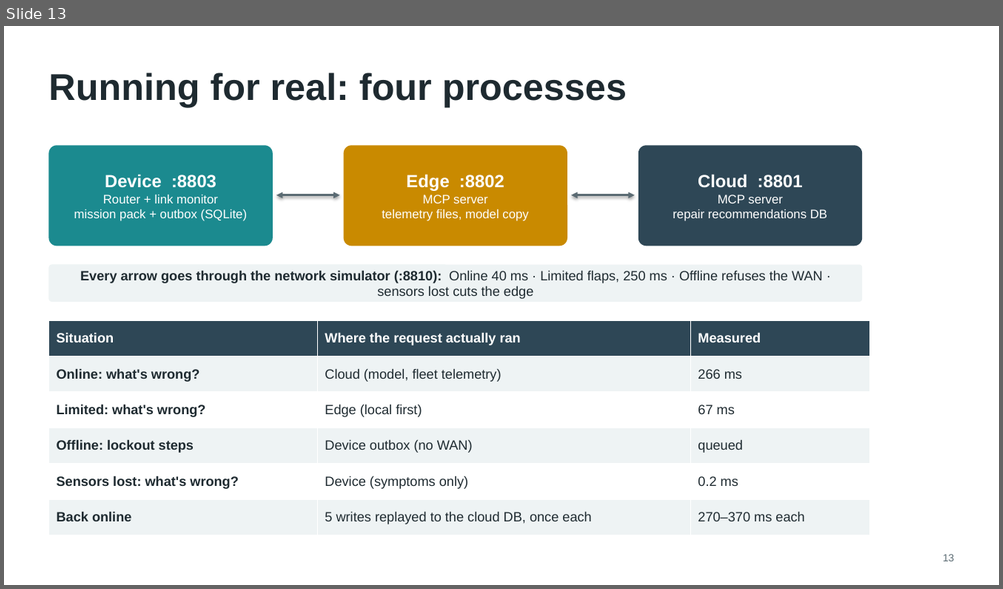
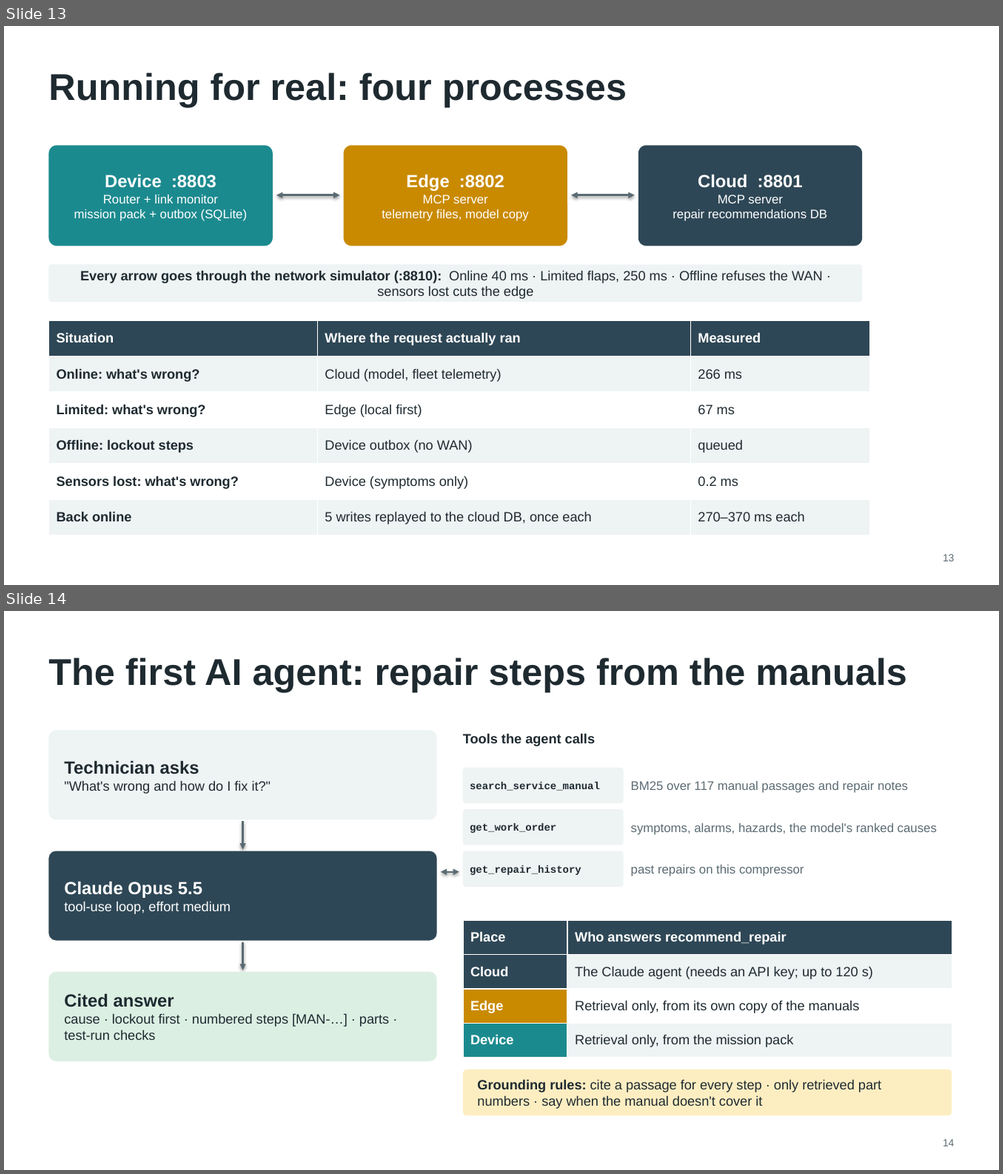
Before and after one commit to chandra50/hybrid-ai-service, a slide deck: docs/hybrid-ai-design.pptx. Shown one above the other, each under a label of ours: slide 13 before the commit, slides 13 and 14 after it. The pictures are 1003x589 and 1003x1174 pixels, drawn with LibreOffice and Linux fonts; fonts in the diff are those of the drawing. Boxes give left, top, right and bottom in pixels: in the first picture for what was removed or moved away, otherwise in the second. Text is boxed around its words. In the diff, an @@ line names an element or a change of style, - is before the commit and + after.

```diff
--- a/docs/hybrid-ai-design.pptx
+++ b/docs/hybrid-ai-design.pptx
@@ slide 14 added at (4,611,999,1170), background #FFFFFF @@
@@ title added at (48,658,906,692), 36 pt, text #1E2A30, bold @@
+The first AI agent: repair steps from the manuals
@@ rounded rectangle added at (48,730,437,820), fill #EEF3F4, 13 pt, text #1E2A30 @@
+Technician asks
+"What's wrong and how do I fix it?"
@@ text added at (463,733,595,746), 13 pt, text #1E2A30, bold @@
+Tools the agent calls
@@ rounded rectangle added at (463,768,623,803), fill #EEF3F4, 10 pt, text #1E2A30, bold @@
+search_service_manual
@@ text added at (631,781,908,793), 12 pt, text #5B6B73 @@
+BM25 over 117 manual passages and repair notes
@@ rounded rectangle added at (463,809,623,846), fill #EEF3F4, 10 pt, text #1E2A30, bold @@
+get_work_order
@@ arrow added from (243, 821) to (243, 850), #5B6B73 2 pt @@
@@ text added at (631,823,936,835), 12 pt, text #5B6B73 @@
+symptoms, alarms, hazards, the model's ranked causes
@@ rounded rectangle added at (48,851,437,941), fill #2E4756, 13 pt, text #FFFFFF @@
+Claude Opus 5.5
+tool-use loop, effort medium
@@ rounded rectangle added at (463,851,623,887), fill #EEF3F4, 10 pt, text #1E2A30, bold @@
+get_repair_history
@@ double arrow added from (441, 872) to (459, 872), #5B6B73 1.5 pt @@
@@ text added at (631,865,804,877), 12 pt, text #5B6B73 @@
+past repairs on this compressor
@@ table added at (463,920,951,1058), 4 rows, 2 columns @@
+Place | Who answers recommend_repair
+Cloud | The Claude agent (needs an API key; up to 120 s)
+Edge | Retrieval only, from its own copy of the manuals
+Device | Retrieval only, from the mission pack
@@ arrow added from (243, 943) to (243, 971), #5B6B73 2 pt @@
@@ rounded rectangle added at (48,972,437,1062), fill #DCEFE3, 13 pt, text #1E2A30 @@
+Cited answer
+cause · lockout first · numbered steps [MAN-…] · parts · test-run checks
@@ rounded rectangle added at (463,1070,951,1116), fill #FDEEC2, 13 pt, text #1E2A30 @@
+Grounding rules: cite a passage for every step · only retrieved part numbers · say when the manual doesn't cover it
@@ text added at (942,1139,954,1147), 10 pt, text #5B6B73 @@
+14
```
Also in this commit, not shown: 11 slides changed, 6 other files.
